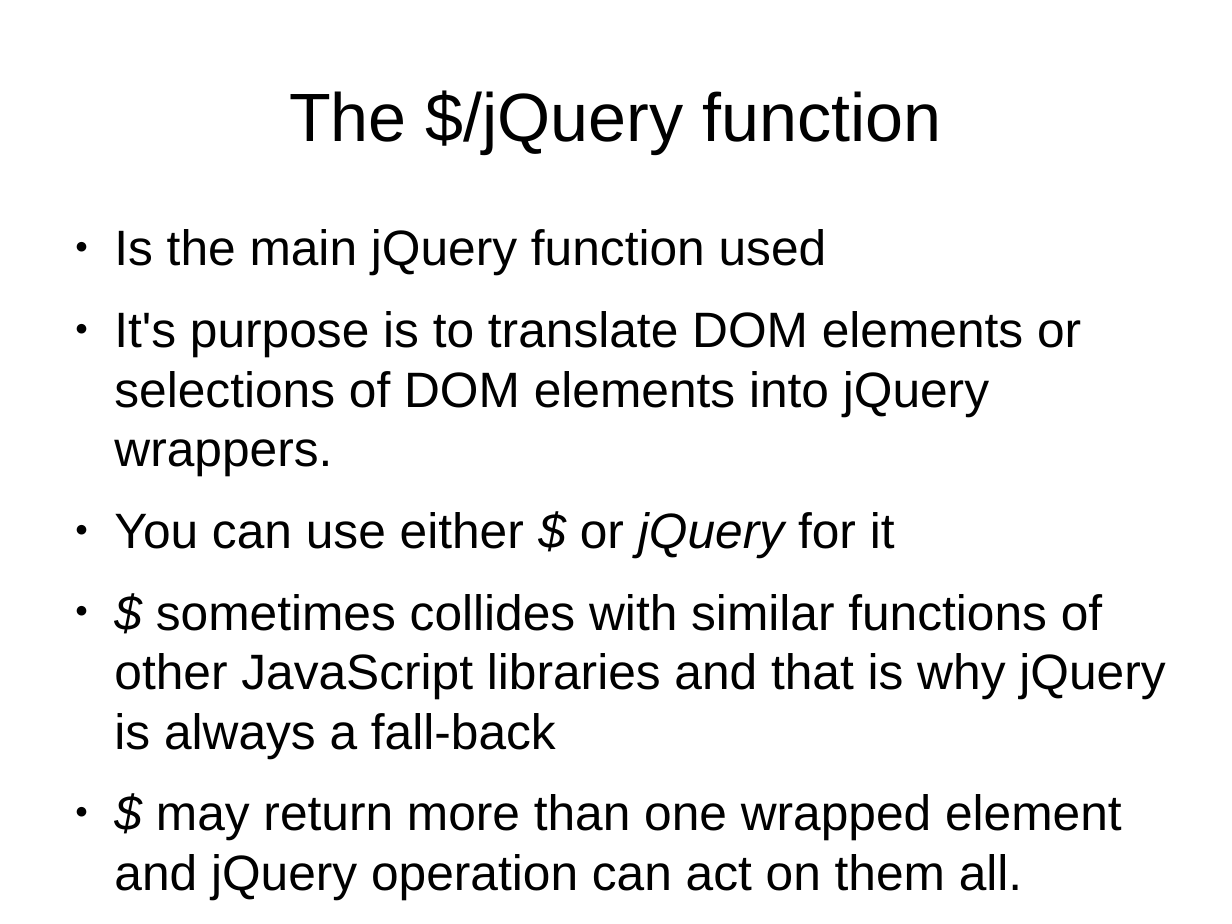
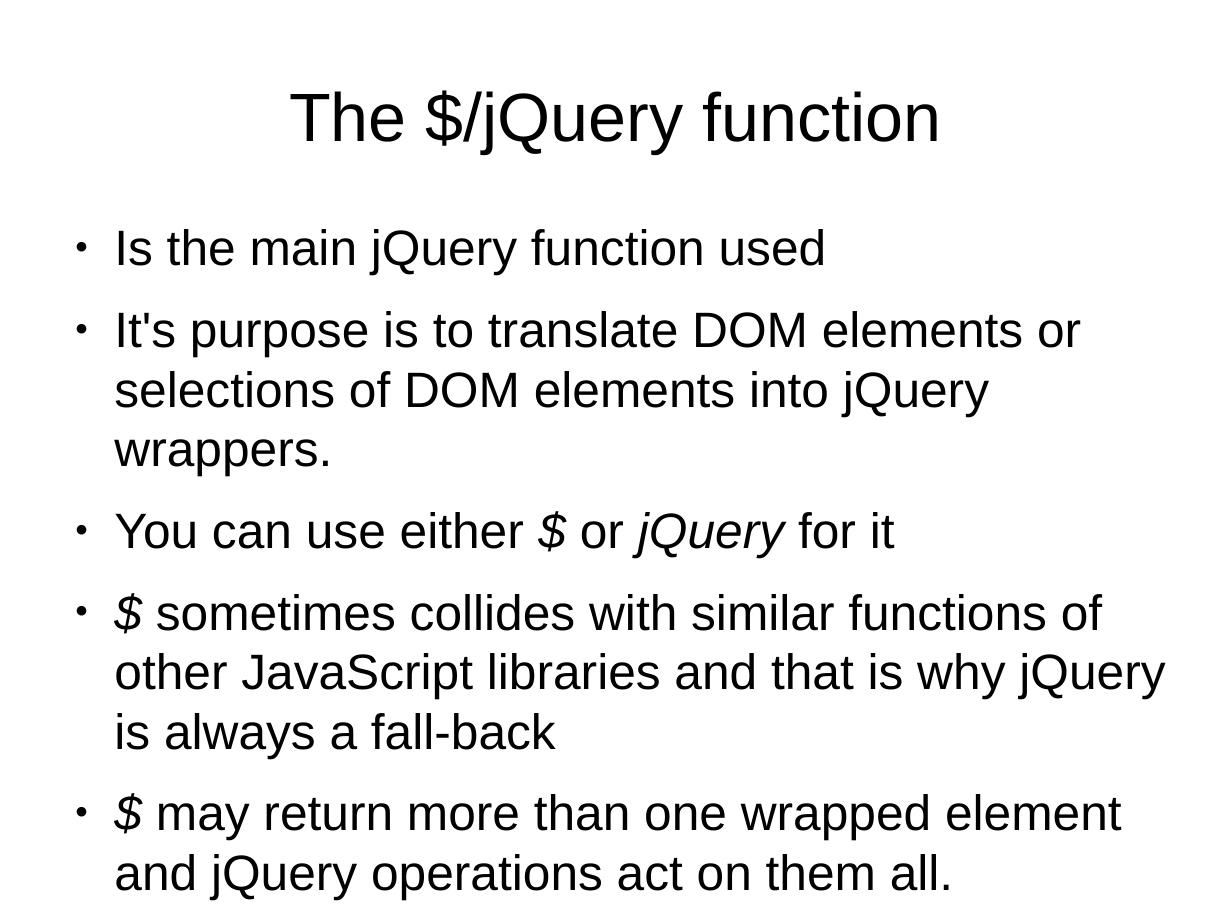
Before and after one commit to veltzer/demos, a slide deck: slide 20 of javascript/jquery/doc/jquery.odp (slide 19 before the commit). Drawn at 1232x924 pixels with LibreOffice and Linux fonts; fonts in the diff are those of the drawing. Boxes give left, top, right and bottom in pixels: in the first picture for what was removed or moved away, otherwise in the second. Text is boxed around its words. In the diff, an @@ line names an element or a change of style, - is before the commit and + after.

```diff
--- a/javascript/jquery/doc/jquery.odp
+++ b/javascript/jquery/doc/jquery.odp
@@ text at [114,794,1122,900]: text changed @@
-● $ may return more than one wrapped element and jQuery operation can act on them all.
+● $ may return more than one wrapped element and jQuery operations act on them all.
```
Also in this commit, not shown: 4 other slides changed, 13 slides added, 5 slides removed, 22 other files.
